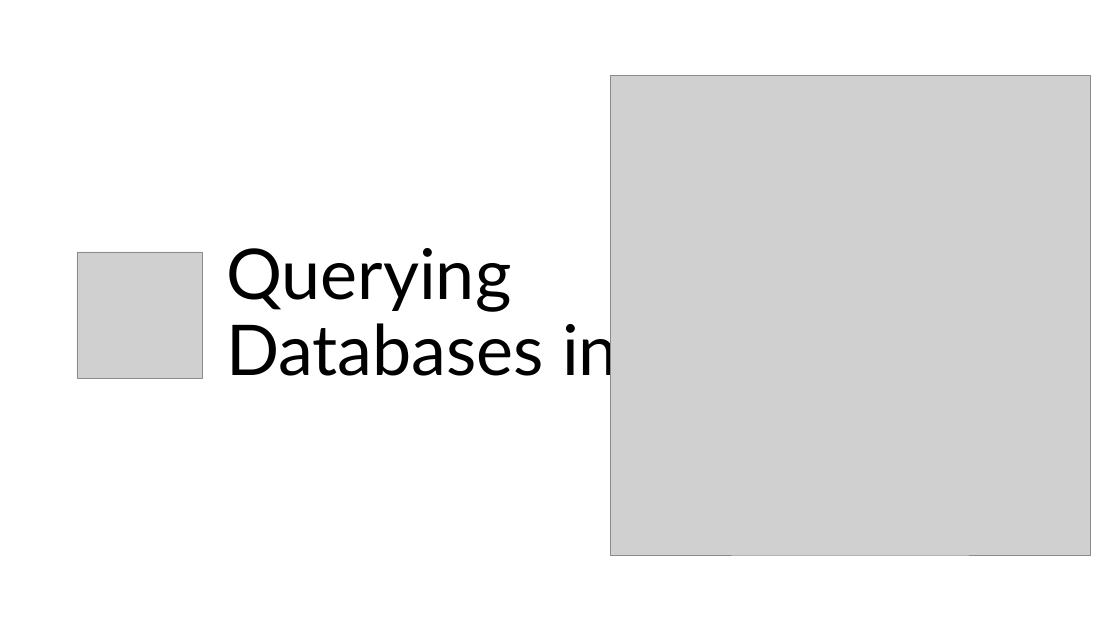
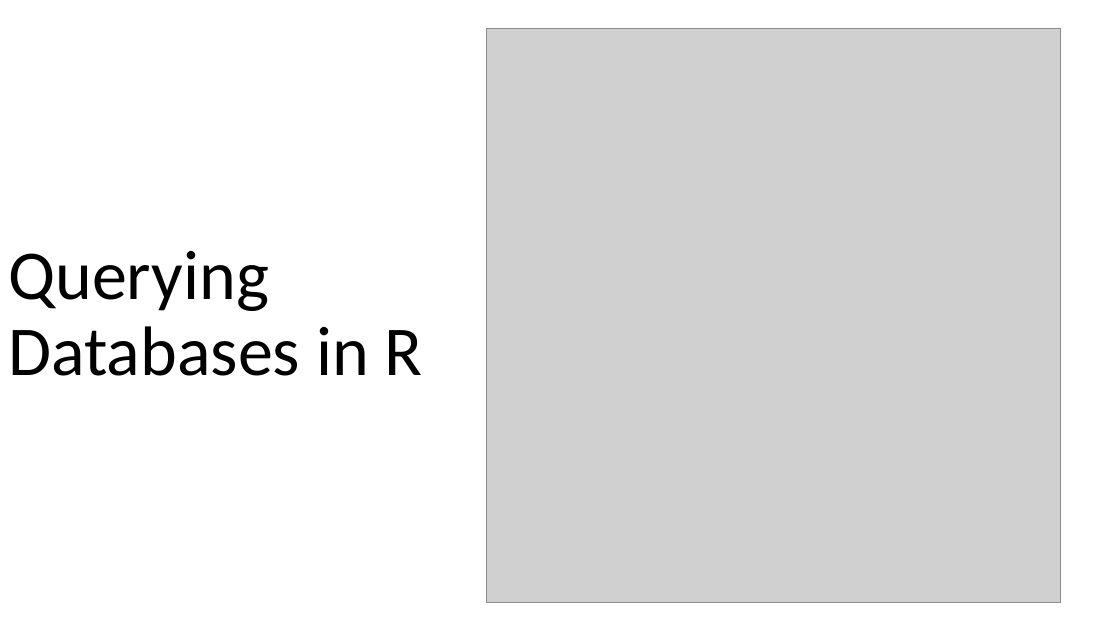
Before and after one commit to blairj09/odbc-webinar, a slide deck: slide 1 of odbc-with-r-overview.pptx. Drawn at 1120x630 pixels with LibreOffice and Linux fonts; fonts in the diff are those of the drawing; grey boxes stand for pictures. Boxes give left, top, right and bottom in pixels: in the first picture for what was removed or moved away, otherwise in the second. Text is boxed around its words. In the diff, an @@ line names an element or a change of style, - is before the commit and + after.

Commit message:
Update slide deck theme

```diff
--- a/odbc-with-r-overview.pptx
+++ b/odbc-with-r-overview.pptx
@@ picture: place and size @@
-picture at bbox=[77, 252, 203, 378]
+picture at bbox=[486, 28, 1060, 602]
@@ picture removed at bbox=[610, 75, 1090, 555] @@
@@ title "Querying Databases in R": place and size @@
-title "Querying Databases in R" at bbox=[226, 248, 618, 388]
+title "Querying Databases in R" at bbox=[8, 251, 423, 376]
@@ title "Querying Databases in R" at bbox=[8, 251, 423, 376]: font Lato to Calibri @@
```
Also in this commit, not shown: 24 other slides changed.
